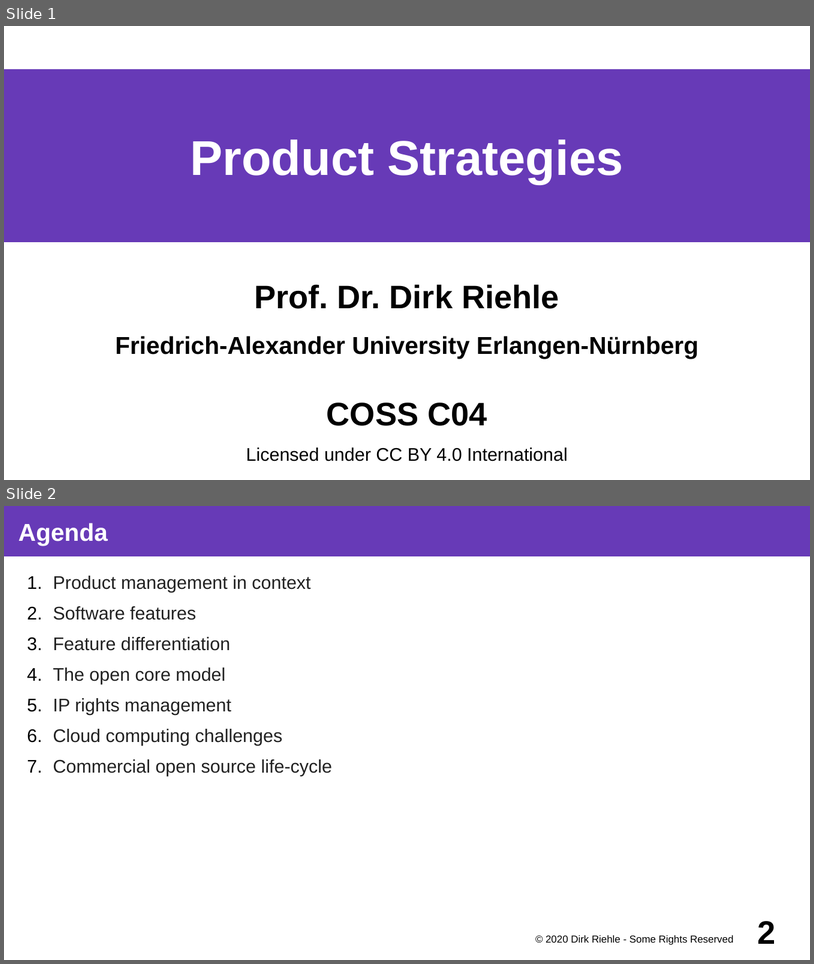
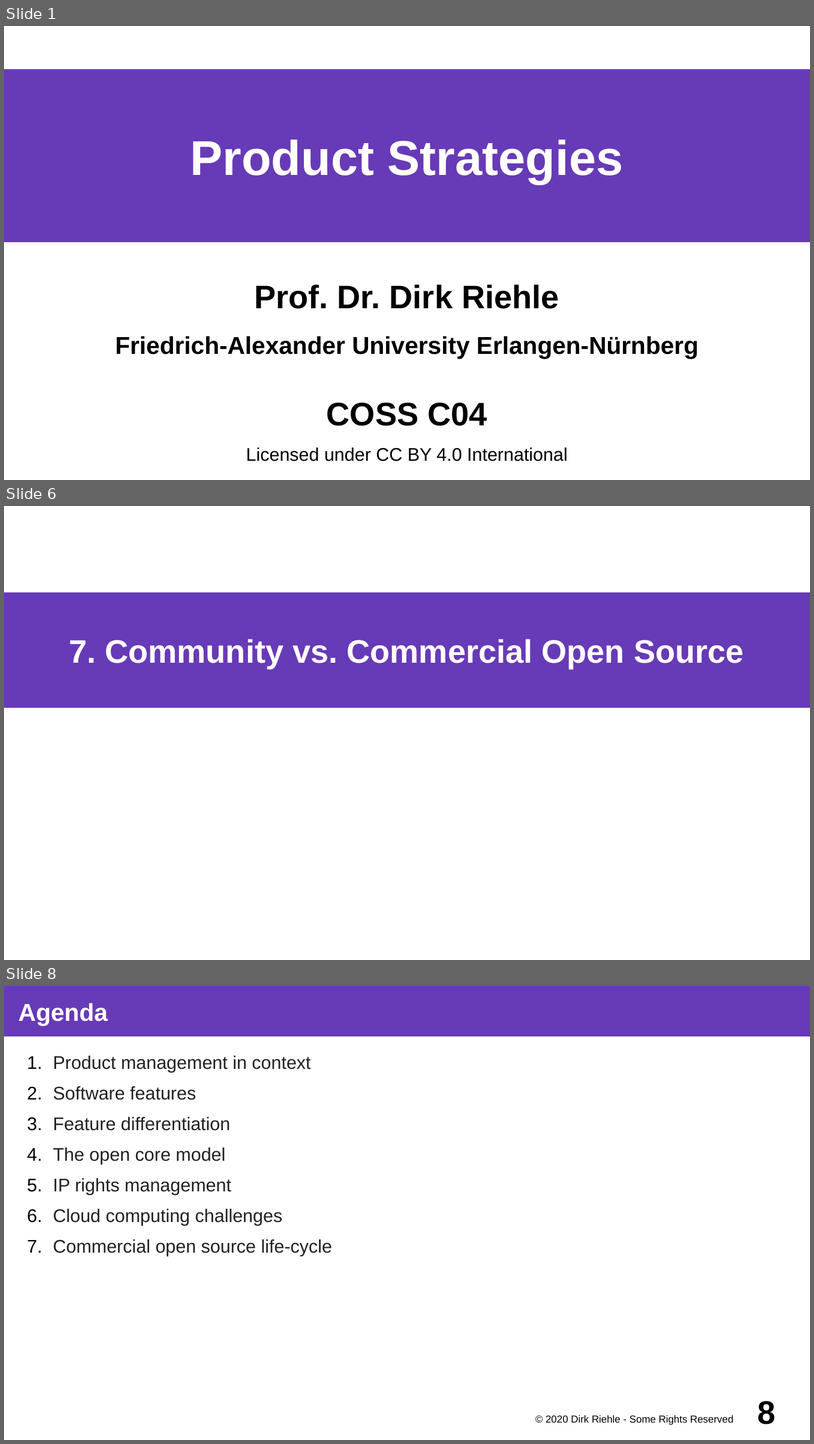
Before and after one commit to dirkriehle/coss-course, a slide deck: Lecture slides/COSS C04 - Product Strategies.odp. Shown one above the other, each under a label of ours: slides 1 and 2 before the commit, slides 1, 6 and 8 after it; the slides between them are not shown. The pictures are 814x964 and 814x1444 pixels, drawn with LibreOffice and Linux fonts; fonts in the diff are those of the drawing. Boxes give left, top, right and bottom in pixels: in the first picture for what was removed or moved away, otherwise in the second. Text is boxed around its words. In the diff, an @@ line names an element or a change of style, - is before the commit and + after.

Commit message:
Fixed up C01 and C02 on open source (in general) after UCSC presentations

```diff
--- a/Lecture slides/COSS C04 - Product Strategies.odp
+++ b/Lecture slides/COSS C04 - Product Strategies.odp
@@ slide 6 added at [4, 506, 810, 960], background #FFFFFF @@
@@ title added at [4, 592, 810, 707], fill #673AB7, 32 pt, text #FFFFFF, bold @@
+7. Community vs. Commercial Open Source
@@ what was slide 2 is now slide 8 @@
@@ page number at [758, 1401, 776, 1424]: text changed @@
-2
+8
```
Also in this commit, not shown: 5 other slides added, 13 other files.
